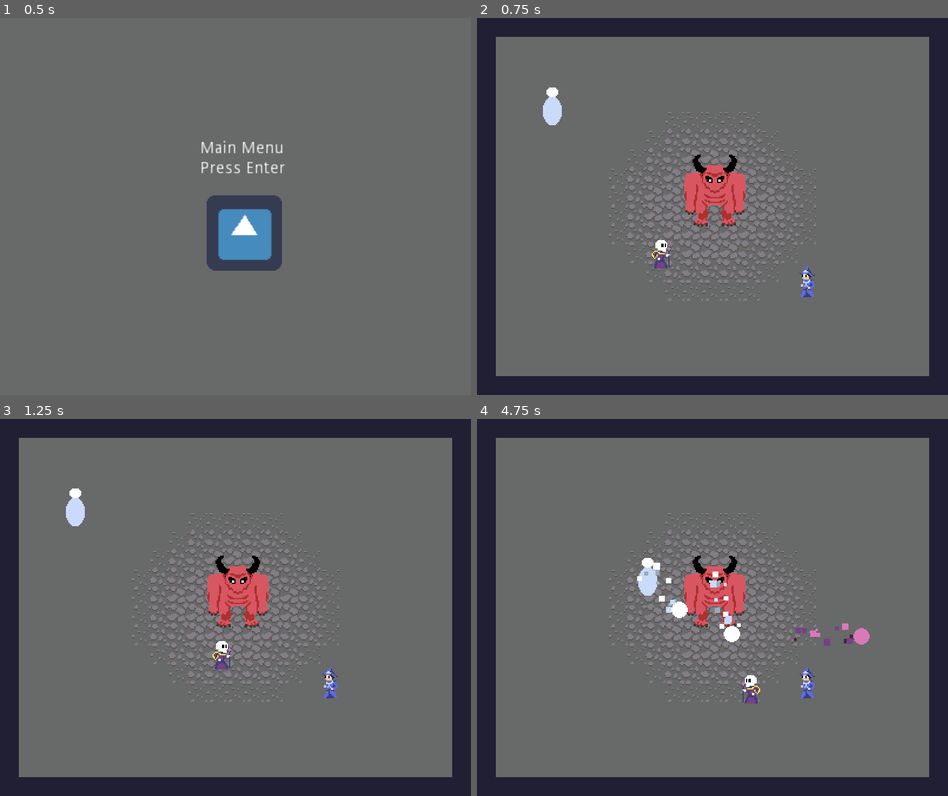
Above: before the commit, frames 1-4 (two rows, left to right).
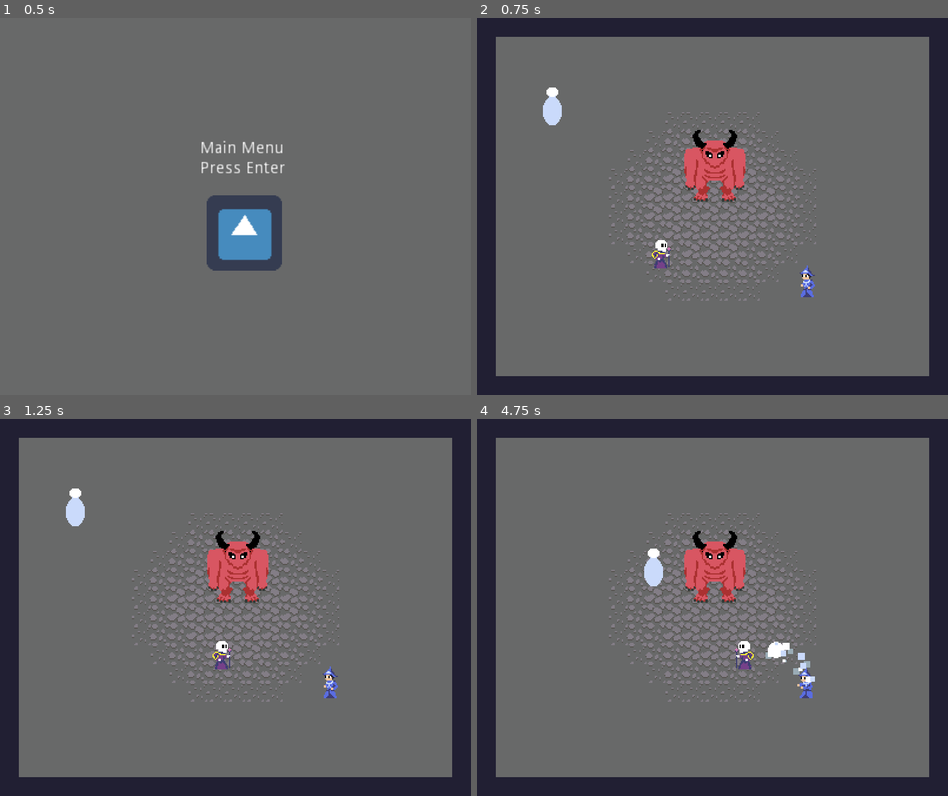
Above: after the commit, the same moments.

Repository: svntax/LD46-KeepItAlive
Game: Godot game, scene res://MainMenu/Main.tscn
Same seed, same stepped clock (60 frames per second), same inputs: the game is played once before the commit and once after it. The engine's default icon, where the game draws it, is replaced by a stand-in: a white triangle on a blue panel in a dark square.
Inputs (mouse positions are in pixels of both pictures, inside the frame that each line leads up to):
- Up to frame 1 (0.5 s): no input
- Up to frame 2 (0.75 s): tap Enter (ui_accept) at 0.5, 0.6 s; move the mouse to (816, 187) at 0.52 s; hold Right (MOVE_RIGHT) from 0.53 s (still down)
- Up to frame 3 (1.25 s): keep holding Right (MOVE_RIGHT); tap Enter (ui_accept) at 0.77, 1.07 s
- Up to frame 4 (4.75 s): move the mouse to (618, 626) at 1.27 s; release Right (MOVE_RIGHT) at 1.28 s; hold Down (MOVE_DOWN) 1.28-2.03 s; click (618, 626) at 1.35 s; tap Enter (ui_accept) at 1.52, 1.55, 1.82, 2.1, 3.02, 3.05, 3.32, 3.6, 3.77, 4.07, 4.52, 4.55 s; move the mouse to (759, 524) at 2.02 s; hold Right (MOVE_RIGHT) 2.03-2.78 s; move the mouse to (688, 682) at 2.77 s; hold Up (MOVE_UP) 2.78-3.53 s; click (688, 682) at 2.85 s; move the mouse to (853, 664) at 3.52 s; hold Left (MOVE_LEFT) from 3.53 s (still down); move the mouse to (571, 550) at 4.27 s; click (571, 550) at 4.35 s

Frame 1 is identical in both runs. In frame 2, 2.2% of the frame differs, in the area x 44-71%, y 29-68%; in frame 3, 2.2%; in frame 4, 3.9%, in the area x 34-84%, y 29-76%.

Commit message:
Added attack animation for enemy mage. Boss is now damaged by non-reflected bullets.

Diff:
--- a/Allies/Boss.gd
+++ b/Allies/Boss.gd
@@ -1,6 +1,6 @@
 extends KinematicBody2D
 
-const BULLET_KNOCKBACK = 64
+const BULLET_KNOCKBACK = 8
 
 var bullet_scene = load("res://Bullets/Bullet.tscn")
 var player_scene = load("res://Player/Player.tscn")
@@ -10,7 +10,7 @@
 onready var velocity : Vector2 = Vector2()
 onready var knockback_velocity : Vector2 = Vector2()
 
-onready var health = 2
+onready var health = 10
 
 onready var shoot_timer = $ShootTimer
 onready var hitbox = $Hitbox
@@ -84,7 +84,9 @@
     move_and_slide(velocity + knockback_velocity)
 
 func _shoot_cooldown_finished():
-    shoot_bullet()
+    #shoot_bullet()
+    # Disabled shooting for now
+    pass
 
 func _begin_movement():
     velocity = get_new_movement_direction() * SPEED
@@ -99,8 +101,9 @@
         # TODO: what should happen if player touches an enemy
         pass
     if body.is_in_group("Bullets"):
-        # Damage the enemy and remove the bullet
-        damage()
+        # Damage the boss only from non-reflected bullets
+        if !body.is_reflected:
+            damage()
         var push = body.global_position.direction_to(global_position).normalized() * BULLET_KNOCKBACK
         knockback(push.x, push.y)
         body.queue_free()
--- a/Allies/Boss.tscn
+++ b/Allies/Boss.tscn
@@ -10,23 +10,25 @@
 extents = Vector2( 24, 23 )
 
 [node name="Boss" type="KinematicBody2D" groups=[
+"Boss",
 "Enemies",
 ]]
-collision_layer = 4
+collision_layer = 16
 script = ExtResource( 2 )
 
 [node name="Sprite" type="Sprite" parent="."]
+position = Vector2( 0, -21 )
 texture = ExtResource( 1 )
 
 [node name="CollisionShape2D" type="CollisionShape2D" parent="."]
-position = Vector2( 0, 8 )
+position = Vector2( 0, -13 )
 shape = SubResource( 1 )
 
 [node name="ShootTimer" type="Timer" parent="."]
 
 [node name="Hitbox" type="Area2D" parent="."]
-position = Vector2( 0, 7 )
-collision_layer = 4
+position = Vector2( 0, -14 )
+collision_layer = 16
 collision_mask = 6
 
 [node name="CollisionShape2D" type="CollisionShape2D" parent="Hitbox"]
--- a/Bullets/Bullet.gd
+++ b/Bullets/Bullet.gd
@@ -2,6 +2,7 @@
 
 onready var velocity : Vector2 = Vector2()
 onready var reflected_velocity : Vector2 = Vector2()
+onready var is_reflected = false
 
 onready var animation_player = $AnimationPlayer
 
@@ -12,6 +13,7 @@
     reflected_velocity = vec * 2
     set_velocity(vec.x, vec.y)
     animation_player.play("reflect")
+    is_reflected = true
 
 func set_velocity(x : float, y : float) -> void:
     velocity.x = x
--- a/Bullets/Bullet.tscn
+++ b/Bullets/Bullet.tscn
@@ -19,7 +19,7 @@
 "times": PoolRealArray( 0 ),
 "transitions": PoolRealArray( 1 ),
 "update": 1,
-"values": [ 7 ]
+"values": [ 23 ]
 }
 tracks/1/type = "value"
 tracks/1/path = NodePath("Sprite:modulate")
@@ -82,7 +82,7 @@
 "times": PoolRealArray( 0 ),
 "transitions": PoolRealArray( 1 ),
 "update": 1,
-"values": [ 3 ]
+"values": [ 19 ]
 }
 tracks/1/type = "value"
 tracks/1/path = NodePath("Sprite:modulate")
@@ -179,7 +179,7 @@
 "Bullets",
 ]]
 collision_layer = 8
-collision_mask = 3
+collision_mask = 19
 script = ExtResource( 1 )
 
 [node name="Sprite" type="Sprite" parent="."]
--- a/Enemies/BasicEnemy.gd
+++ b/Enemies/BasicEnemy.gd
@@ -6,6 +6,7 @@
 
 onready var direction = 1 # 1 = right, -1 = left
 onready var player = get_tree().get_nodes_in_group("Players")[0]
+onready var boss = get_tree().get_nodes_in_group("Boss")[0]
 
 onready var velocity : Vector2 = Vector2()
 onready var knockback_velocity : Vector2 = Vector2()
@@ -17,6 +18,8 @@
 onready var movement_interval_timer = $MovementIntervalTimer
 onready var movement_duration_timer = $MovementDurationTimer
 onready var sprite = $Sprite
+onready var attack_sprite = $AttackSprite
+onready var animation_player = $AnimationPlayer
 
 onready var PREFERRED_DISTANCE_FROM_CLOSEST_ADVERSARY = 200
 onready var SPEED = 500
@@ -24,7 +27,7 @@
 
 func _ready():
     shoot_timer.connect("timeout", self, "_shoot_cooldown_finished")
-    shoot_timer.one_shot = false
+    shoot_timer.one_shot = true
     shoot_timer.wait_time = 2
     shoot_timer.start()
 
@@ -39,13 +42,14 @@
 
     hitbox.connect("body_entered", self, "_on_body_entered")
 
-# Shoots a bullet towards the player
+# Shoots a bullet towards the boss
 func shoot_bullet() -> void:
-    var bullet = bullet_scene.instance()
-    bullet.global_position = global_position
-    get_tree().get_root().add_child(bullet)
-    var bullet_vel = global_position.direction_to(player.global_position) * 3
-    bullet.set_velocity(bullet_vel.x, bullet_vel.y)
+    if boss != null and is_instance_valid(boss):
+        var bullet = bullet_scene.instance()
+        bullet.global_position = global_position
+        get_tree().get_root().add_child(bullet)
+        var bullet_vel = global_position.direction_to(boss.global_position) * 3
+        bullet.set_velocity(bullet_vel.x, bullet_vel.y)
 
 func knockback(x : float, y : float) -> void:
     knockback_velocity.x = x
@@ -83,15 +87,18 @@
 
     move_and_slide(velocity + knockback_velocity)
 
-    # Face the player
-    if player.global_position.x > global_position.x:
-        direction = 1
-    else:
-        direction = -1
-    sprite.scale.x = direction
+    # Face the boss
+    if boss != null and is_instance_valid(boss):
+        if boss.global_position.x > global_position.x:
+            direction = 1
+        else:
+            direction = -1
+        sprite.scale.x = direction
+        attack_sprite.scale.x = direction
 
 func _shoot_cooldown_finished():
-    shoot_bullet()
+    #shoot_bullet()
+    animation_player.play("attack")
 
 func _begin_movement():
     velocity = get_new_movement_direction() * SPEED
@@ -111,3 +118,8 @@
         var push = body.global_position.direction_to(global_position).normalized() * BULLET_KNOCKBACK
         knockback(push.x, push.y)
         body.queue_free()
+
+func _on_AnimationPlayer_animation_finished(anim_name):
+    if anim_name == "attack":
+        shoot_timer.start()
+        animation_player.play("rest")
--- a/Enemies/BasicEnemy.tscn
+++ b/Enemies/BasicEnemy.tscn
@@ -1,13 +1,96 @@
-[gd_scene load_steps=5 format=2]
+[gd_scene load_steps=8 format=2]
 
 [ext_resource path="res://Enemies/mage_enemy.png" type="Texture" id=1]
 [ext_resource path="res://Enemies/BasicEnemy.gd" type="Script" id=2]
+[ext_resource path="res://Enemies/mage_enemy_attack.png" type="Texture" id=3]
 
 [sub_resource type="RectangleShape2D" id=1]
 extents = Vector2( 6, 8 )
 
 [sub_resource type="RectangleShape2D" id=2]
 extents = Vector2( 8, 12 )
+
+[sub_resource type="Animation" id=4]
+resource_name = "attack"
+length = 2.5
+tracks/0/type = "value"
+tracks/0/path = NodePath("Sprite:visible")
+tracks/0/interp = 1
+tracks/0/loop_wrap = true
+tracks/0/imported = false
+tracks/0/enabled = true
+tracks/0/keys = {
+"times": PoolRealArray( 0 ),
+"transitions": PoolRealArray( 1 ),
+"update": 1,
+"values": [ false ]
+}
+tracks/1/type = "value"
+tracks/1/path = NodePath("AttackSprite:visible")
+tracks/1/interp = 1
+tracks/1/loop_wrap = true
+tracks/1/imported = false
+tracks/1/enabled = true
+tracks/1/keys = {
+"times": PoolRealArray( 0 ),
+"transitions": PoolRealArray( 1 ),
+"update": 1,
+"values": [ true ]
+}
+tracks/2/type = "value"
+tracks/2/path = NodePath("AttackSprite:frame")
+tracks/2/interp = 1
+tracks/2/loop_wrap = true
+tracks/2/imported = false
+tracks/2/enabled = true
+tracks/2/keys = {
+"times": PoolRealArray( 0, 2 ),
+"transitions": PoolRealArray( 1, 1 ),
+"update": 1,
+"values": [ 0, 1 ]
+}
+tracks/3/type = "method"
+tracks/3/path = NodePath(".")
+tracks/3/interp = 1
+tracks/3/loop_wrap = true
+tracks/3/imported = false
+tracks/3/enabled = true
+tracks/3/keys = {
+"times": PoolRealArray( 2 ),
+"transitions": PoolRealArray( 1 ),
+"values": [ {
+"args": [  ],
+"method": "shoot_bullet"
+} ]
+}
+
+[sub_resource type="Animation" id=3]
+resource_name = "rest"
+length = 0.2
+tracks/0/type = "value"
+tracks/0/path = NodePath("AttackSprite:visible")
+tracks/0/interp = 1
+tracks/0/loop_wrap = true
+tracks/0/imported = false
+tracks/0/enabled = true
+tracks/0/keys = {
+"times": PoolRealArray( 0 ),
+"transitions": PoolRealArray( 1 ),
+"update": 1,
+"values": [ false ]
+}
+tracks/1/type = "value"
+tracks/1/path = NodePath("Sprite:visible")
+tracks/1/interp = 1
+tracks/1/loop_wrap = true
+tracks/1/imported = false
+tracks/1/enabled = true
+tracks/1/keys = {
+"times": PoolRealArray( 0 ),
+"transitions": PoolRealArray( 1 ),
+"update": 1,
+"values": [ true ]
+}
 
 [node name="Mage" type="KinematicBody2D" groups=[
 "Enemies",
@@ -17,6 +100,12 @@
 
 [node name="Sprite" type="Sprite" parent="."]
 texture = ExtResource( 1 )
+
+[node name="AttackSprite" type="Sprite" parent="."]
+visible = false
+texture = ExtResource( 3 )
+hframes = 2
+frame = 1
 
 [node name="CollisionShape2D" type="CollisionShape2D" parent="."]
 position = Vector2( 0, 8 )
@@ -38,3 +127,9 @@
 [node name="StunnedTimer" type="Timer" parent="."]
 
 [node name="MovementDurationTimer" type="Timer" parent="."]
+
+[node name="AnimationPlayer" type="AnimationPlayer" parent="."]
+autoplay = "rest"
+anims/attack = SubResource( 4 )
+anims/rest = SubResource( 3 )
+[connection signal="animation_finished" from="AnimationPlayer" to="." method="_on_AnimationPlayer_animation_finished"]
--- a/GameplayScene/Gameplay.tscn
+++ b/GameplayScene/Gameplay.tscn
@@ -15,14 +15,16 @@
 format = 1
 tile_data = PoolIntArray( 0, 1, 0, 1, 1, 0, 2, 1, 0, 3, 1, 0, 4, 1, 0, 5, 1, 0, 6, 1, 0, 7, 1, 0, 8, 1, 0, 9, 1, 0, 10, …(2234 unchanged characters)…
 
-[node name="Player" parent="." instance=ExtResource( 2 )]
+[node name="YSort" type="YSort" parent="."]
+
+[node name="Player" parent="YSort" instance=ExtResource( 2 )]
 position = Vector2( 143.872, 196.583 )
 
-[node name="TestBasicEnemy" parent="." instance=ExtResource( 4 )]
+[node name="TestBasicEnemy" parent="YSort" instance=ExtResource( 4 )]
 position = Vector2( 279.886, 220.841 )
 
-[node name="KnightEnemy" parent="." instance=ExtResource( 5 )]
+[node name="KnightEnemy" parent="YSort" instance=ExtResource( 5 )]
 position = Vector2( 64, 75 )
 
-[node name="Boss" parent="." instance=ExtResource( 6 )]
+[node name="Boss" parent="YSort" instance=ExtResource( 6 )]
 position = Vector2( 201.924, 146.181 )
--- a/project.godot
+++ b/project.godot
@@ -68,6 +68,7 @@
 2d_physics/layer_2="PLAYER"
 2d_physics/layer_3="ENEMY"
 2d_physics/layer_4="BULLET"
+2d_physics/layer_5="BOSS"
 
 [rendering]
 
Binary file changed: Enemies/mage_enemy.png
Binary file added: Enemies/mage_enemy_attack.png
Not shown, added: Enemies/mage_enemy_attack.png.import
